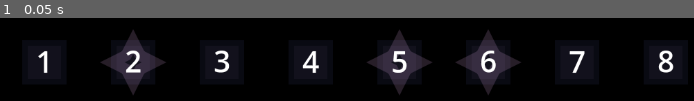
Above: before the commit, frame 1.
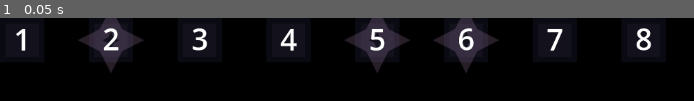
Above: after the commit, the same moment.

Repository: Username4D/dWell
Game: Godot game, scene res://scenes/level_selection.tscn
The game is run twice, just before and just after one commit, with the same random seed, the same clock (stepped at 60 frames per second) and the same inputs. The project has no main scene, so this scene is started directly.
Inputs:
- Up to frame 1 (0.05 s): no input

The runs differ from the first frame. In frame 1, 28% of the frame differs, in the area x 0-99%, y 0-93%.

Commit message:
Added levels menu, added functionality to level selection

Diff:
--- a/scenes/level_button.tscn
+++ b/scenes/level_button.tscn
@@ -1,6 +1,29 @@
-[gd_scene load_steps=6 format=3 uid="uid://bab12cr1if8yf"]
+[gd_scene load_steps=17 format=3 uid="uid://bab12cr1if8yf"]
 
 [ext_resource type="Texture2D" uid="uid://ddp5vh6u4ncnr" path="res://Assets/tiles_hi_res.svg" id="1_i0sit"]
+
+[sub_resource type="StyleBoxEmpty" id="StyleBoxEmpty_i0sit"]
+
+[sub_resource type="StyleBoxEmpty" id="StyleBoxEmpty_o8246"]
+
+[sub_resource type="StyleBoxEmpty" id="StyleBoxEmpty_hrusj"]
+
+[sub_resource type="StyleBoxEmpty" id="StyleBoxEmpty_6g3el"]
+
+[sub_resource type="StyleBoxEmpty" id="StyleBoxEmpty_ium1h"]
+
+[sub_resource type="StyleBoxEmpty" id="StyleBoxEmpty_nfgsp"]
+
+[sub_resource type="StyleBoxEmpty" id="StyleBoxEmpty_b0rp6"]
+
+[sub_resource type="StyleBoxEmpty" id="StyleBoxEmpty_6acxe"]
+
+[sub_resource type="StyleBoxFlat" id="StyleBoxFlat_3d4ys"]
+bg_color = Color(1, 1, 1, 0.105882)
+
+[sub_resource type="StyleBoxEmpty" id="StyleBoxEmpty_a8iiq"]
+
+[sub_resource type="StyleBoxEmpty" id="StyleBoxEmpty_25g0x"]
 
 [sub_resource type="QuadMesh" id="QuadMesh_o8246"]
 
@@ -14,36 +37,48 @@
 font_size = 40
 
 [node name="level_button" type="Button"]
-self_modulate = Color(1, 1, 1, 0)
-custom_minimum_size = Vector2(128, 128)
-offset_left = -64.0
-offset_top = -64.0
-offset_right = 64.0
-offset_bottom = 64.0
+custom_minimum_size = Vector2(64, 64)
+offset_left = -32.0
+offset_top = -32.0
+offset_right = 32.0
+offset_bottom = 32.0
+theme_override_styles/focus = SubResource("StyleBoxEmpty_i0sit")
+theme_override_styles/disabled_mirrored = SubResource("StyleBoxEmpty_o8246")
+theme_override_styles/disabled = SubResource("StyleBoxEmpty_hrusj")
+theme_override_styles/hover_pressed_mirrored = SubResource("StyleBoxEmpty_6g3el")
+theme_override_styles/hover_pressed = SubResource("StyleBoxEmpty_ium1h")
+theme_override_styles/hover_mirrored = SubResource("StyleBoxEmpty_nfgsp")
+theme_override_styles/hover = SubResource("StyleBoxEmpty_b0rp6")
+theme_override_styles/pressed_mirrored = SubResource("StyleBoxEmpty_6acxe")
+theme_override_styles/pressed = SubResource("StyleBoxFlat_3d4ys")
+theme_override_styles/normal_mirrored = SubResource("StyleBoxEmpty_a8iiq")
+theme_override_styles/normal = SubResource("StyleBoxEmpty_25g0x")
 
 [node name="MeshInstance2D" type="MeshInstance2D" parent="."]
 modulate = Color(0.0392157, 0.0431373, 0.0745098, 1)
-position = Vector2(64, 64)
+z_index = -1
+position = Vector2(32, 32)
 scale = Vector2(64, 64)
 mesh = SubResource("QuadMesh_o8246")
 
 [node name="MeshInstance2D2" type="MeshInstance2D" parent="."]
 modulate = Color(0.0745098, 0.0705882, 0.113725, 1)
-position = Vector2(64, 64)
+z_index = -1
+position = Vector2(32, 32)
 scale = Vector2(48, 48)
 mesh = SubResource("QuadMesh_hrusj")
 
 [node name="star" type="Sprite2D" parent="."]
 self_modulate = Color(1, 1, 1, 0.16)
-position = Vector2(64, 64)
+z_index = -1
+position = Vector2(32, 32)
 texture = SubResource("AtlasTexture_6g3el")
 
 [node name="label" type="Label" parent="."]
+z_index = -1
 layout_mode = 0
-offset_left = 32.0
-offset_top = 32.0
-offset_right = 96.0
-offset_bottom = 96.0
+offset_right = 64.0
+offset_bottom = 64.0
 text = "1"
 label_settings = SubResource("LabelSettings_ium1h")
 horizontal_alignment = 1
--- a/scenes/level_selection.tscn
+++ b/scenes/level_selection.tscn
@@ -6,7 +6,7 @@
 [node name="levels" type="HBoxContainer"]
 offset_right = 1024.0
 offset_bottom = 64.0
-theme_override_constants/separation = 0
+theme_override_constants/separation = 64
 script = ExtResource("1_gswpo")
 
 [node name="1" parent="." instance=ExtResource("2_3rh63")]
--- /dev/null
+++ b/scenes/menu_level.tscn
@@ -0,0 +1,24 @@
+[gd_scene load_steps=3 format=3 uid="uid://bcukltxqufmm"]
+
+[ext_resource type="PackedScene" uid="uid://cv4gmq11n5fh3" path="res://scenes/level_selection.tscn" id="1_5l3br"]
+
+[sub_resource type="LabelSettings" id="LabelSettings_35w73"]
+paragraph_spacing = 0.07
+font_size = 53
+
+[node name="menu_level" type="Node2D"]
+
+[node name="levels" parent="." instance=ExtResource("1_5l3br")]
+offset_left = 96.0
+offset_top = 256.0
+offset_right = 1120.0
+offset_bottom = 320.0
+
+[node name="Label" type="Label" parent="."]
+offset_top = 128.0
+offset_right = 1152.0
+offset_bottom = 224.0
+text = "Levels:"
+label_settings = SubResource("LabelSettings_35w73")
+horizontal_alignment = 1
+vertical_alignment = 1
--- a/scripts/level_selection.gd
+++ b/scripts/level_selection.gd
@@ -10,3 +10,10 @@
 			i.self_modulate.a = 0.5
 		if stars[int(i.name) -1 ]:
 			i.get_node("star").visible = false
+		i.pressed.connect(start_level.bind(i.name))
+
+func start_level(lvl):
+	var gp_scene = load("res://scenes/gameplay_scene.tscn").instantiate()
+	gp_scene.lvl = load("res://scenes/levels/level_" + lvl + ".tscn")
+	self.get_parent().get_parent().add_child(gp_scene)
+	self.get_parent().queue_free()
